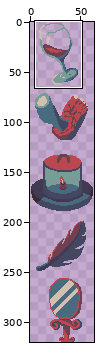
A pixel-art file gets an edit: src/assets/art/package_details.aseprite. Above, an overview of the earlier version with the close-up marked.
Close-up. Earlier state:
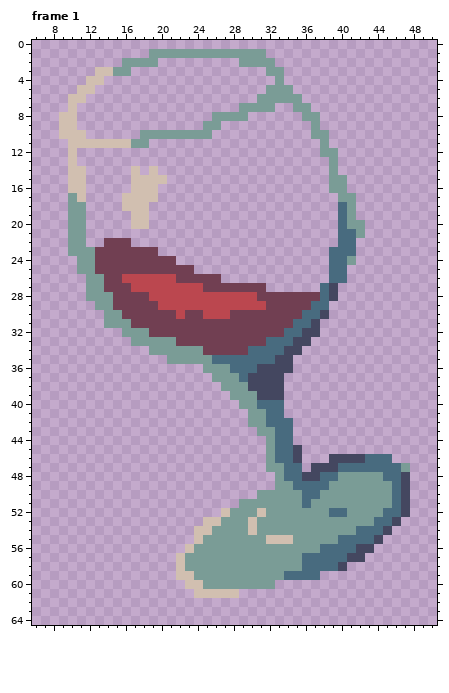
64x320 pixels, 4 frames. Shown: frame 1: x 6..50, y 0..64. The commit also changed other frames or places, which this record leaves out.
After the commit:
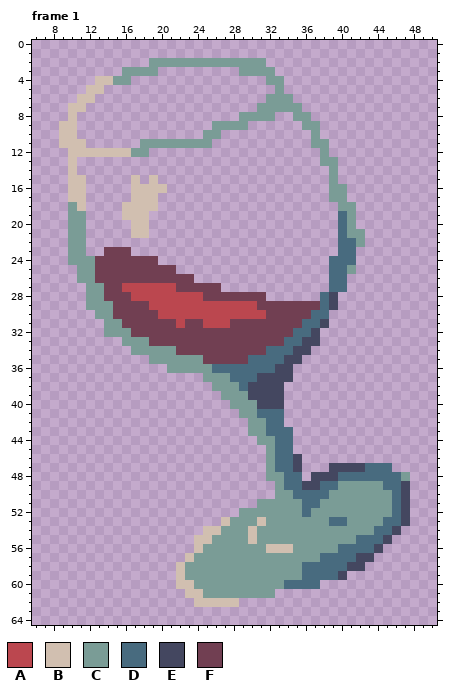
Palette (. is transparent): A #bb474f  B #d1bfb0  C #7a9c96  D #486b7f  E #444760  F #713f52
The author wrote: feather stem lighting
What changed:
Changed rows in their new state; - is an unchanged pixel.
Frame 1:
first column x 9:
 1 ----------.............----------------
 2 -------...-CCCCCCCCC---.---------------
 3 ----...-CCC---------CCC-.--------------
 4 ---.-BCC---------------C---------------
 5 --.-B------------------.-.-------------
 6 -.-B------------------.---.------------
 7 --B-----------------..--CC-.-----------
 8 .----------------...-CCC--C-.----------
 9 ----------------.-CCC------C-----------
10 --.------.......-C-----------.---------
11 B--......-CCCCCCC-----------C----------
12 --BBBBBBCC--------------------.--------
13 -----------------------------C---------
14 --.-----.-.----------------------------
15 ---------.-.-------------------.-------
16 -----------B---------------------------
17 -B-----.----------------------C-.------
18 --B-------B--------------------C-------
19 -------B-------------------------------
20 ---------------------------------.-----
21 --------BB----------------------C------
22 -----...-------------------------C-----
23 ---..---...-------------------.--------
24 -C---------..-------------------D------
25 -------------..-----------------C------
26 --C-F--FFFFFF--...---------------------
27 -------A-----FFF--.....------.DD-------
28 -----F--AA------FFFFFF-......----------
29 ---C------A-----------F-----F-E--------
30 ----C-F----AA-AA---AAAA----F-D---------
31 -------F-----A--AAA-------F-DE---------
32 -----CC-FF---------------F-D-----------
33 -------C--FFF----------FF-D-E----------
34 --------CC---FFF-----FF--D-E-----------
35 ----------CC----FFFFF---D-E------------
36 ------------CCCC-DD---DD---------------
37 ----------------C--D-D---E-------------
38 -----------------C--D------------------
39 ------------------C--E-----------------
40 -------------------C--EEE--------------
41 --------------------C-D----------------
42 -------------------------.-------------
43 ---------------------C-D---------------
44 ----------------------C----------------
45 --------------------------.------------
46 ------------------------------.......--
47 ------------------------D-E-..-EEE---..
48 -----------------------C---.-EEDDDDD--C
49 -------------------------D-EE-D-----D--
50 ----------------------..--D--D---------
51 --------------------..------D----------
52 ------------------..--C----D--CC----C--
53 ----------------..B--CB-------DD---C-DE
54 ---------------.-B---------------CC-DE-
55 ----------------B----B-CCC-----CC--DE--
56 --------------.B-------BBB---CC--DDE---
57 -------------.B------------CC---D-E----
58 -------------------------------DEE-----
59 --------------C----------CC--DDE-------
60 -------------B-C--------CDDDD----------
61 --------------B-CCCCCCCC---------------
62 ---------------BBBBB-------------------
